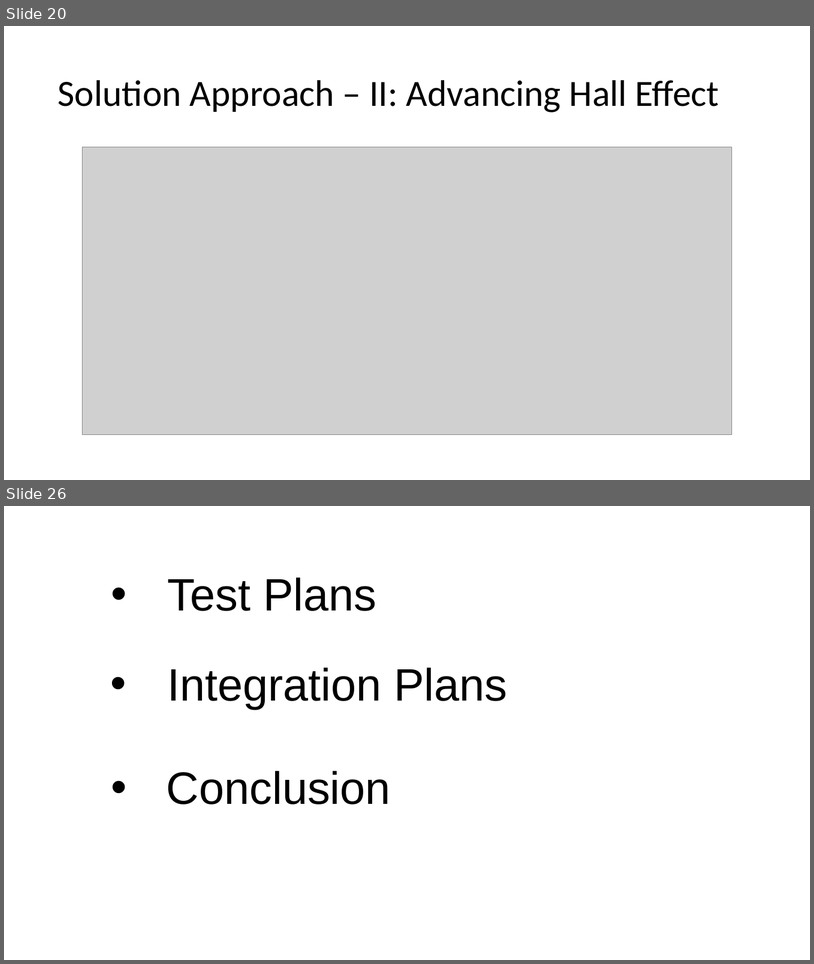
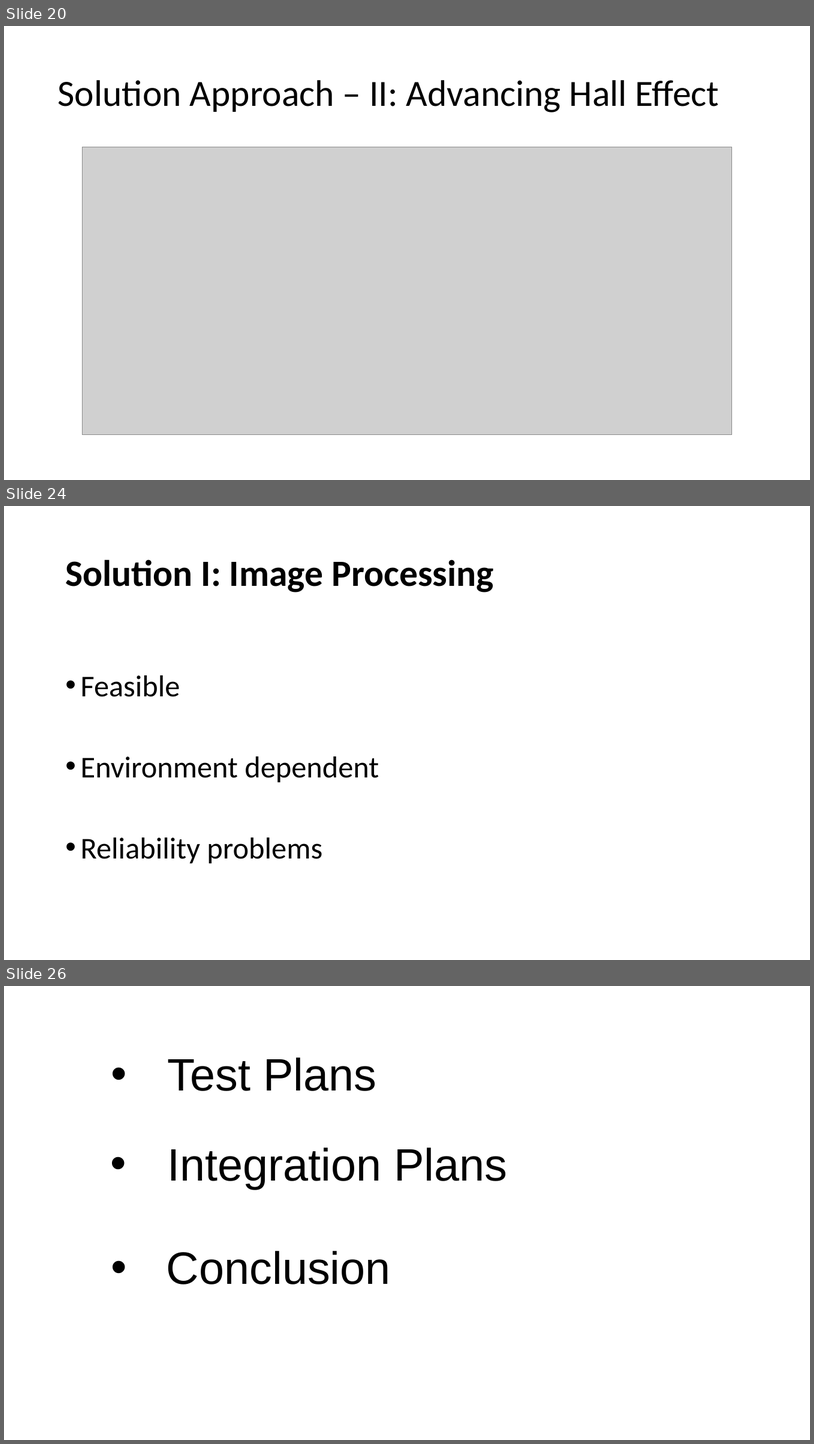
Before and after one commit to emredogan7/METU-EE-2017-2018-Capstone-Design-Project-Repository, a slide deck: sunum_/Birleştirilmiş.pptx. Shown one above the other, each under a label of ours: slides 20 and 26 before the commit, slides 20, 24 and 26 after it; the slides between them are not shown. The pictures are 814x964 and 814x1444 pixels, drawn with LibreOffice and Linux fonts; fonts in the diff are those of the drawing; grey boxes stand for pictures. Boxes give left, top, right and bottom in pixels: in the first picture for what was removed or moved away, otherwise in the second. Text is boxed around its words. In the diff, an @@ line names an element or a change of style, - is before the commit and + after.

```diff
--- a/sunum_/Birleştirilmiş.pptx
+++ b/sunum_/Birleştirilmiş.pptx
@@ slide 24 added at (x1=4, y1=506, x2=810, y2=960), background #FFFFFF @@
@@ title added at (x1=65, y1=559, x2=494, y2=592), 44 pt, text #000000, bold @@
+Solution I: Image Processing
@@ text added at (x1=81, y1=675, x2=379, y2=863), 36 pt, text #000000 @@
+• Feasible
+• Environment dependent
+• Reliability problems
```
Also in this commit, not shown: 1 slide changed, 3 other slides added, 4 slides removed.
